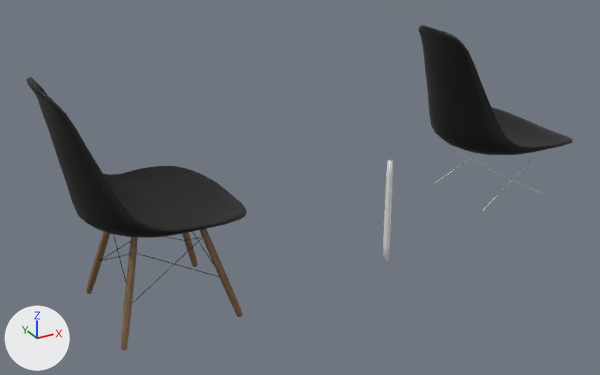
Before and after pictures for a commit that changed the Blender file public/cheir2.blend.
Rendered twice from a 50 mm camera at (-12.9, -25.5, 16.6) aimed at (1.4, 0.3, 3.7). Every picture has the same lights, and +X, +Y and +Z are marked at lower left.
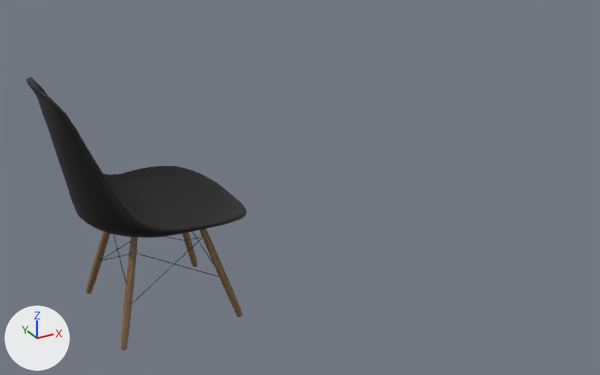
The edits, one by one:
Object 'Plane.002' (ob_plane_002) is now hidden.
Object 'Plane.008' (ob_plane_008) is now hidden.

Pixel boxes [x1, y1, x2, y2] of what changed, in the pictures (600 x 375 px):
'Plane.008', hidden (black)
    before: [419, 25, 573, 155]
'Plane.002', hidden
    before: [383, 160, 393, 262]
'Plane.006', hidden
    before: [435, 151, 545, 211]
